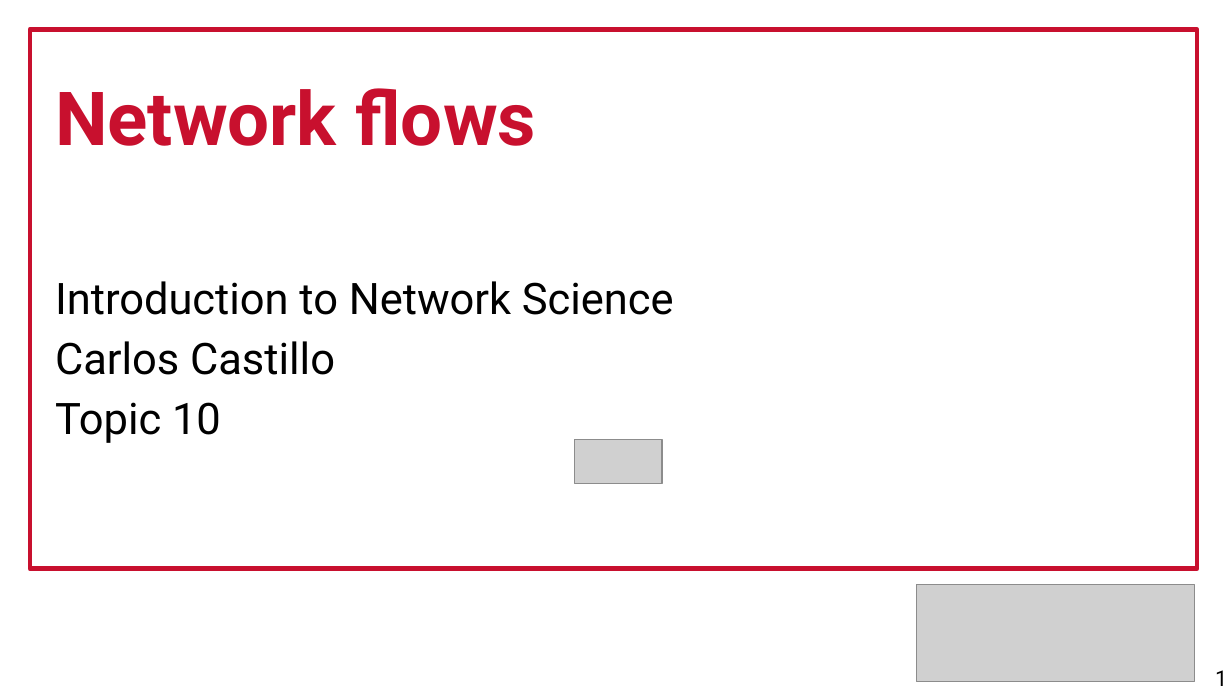
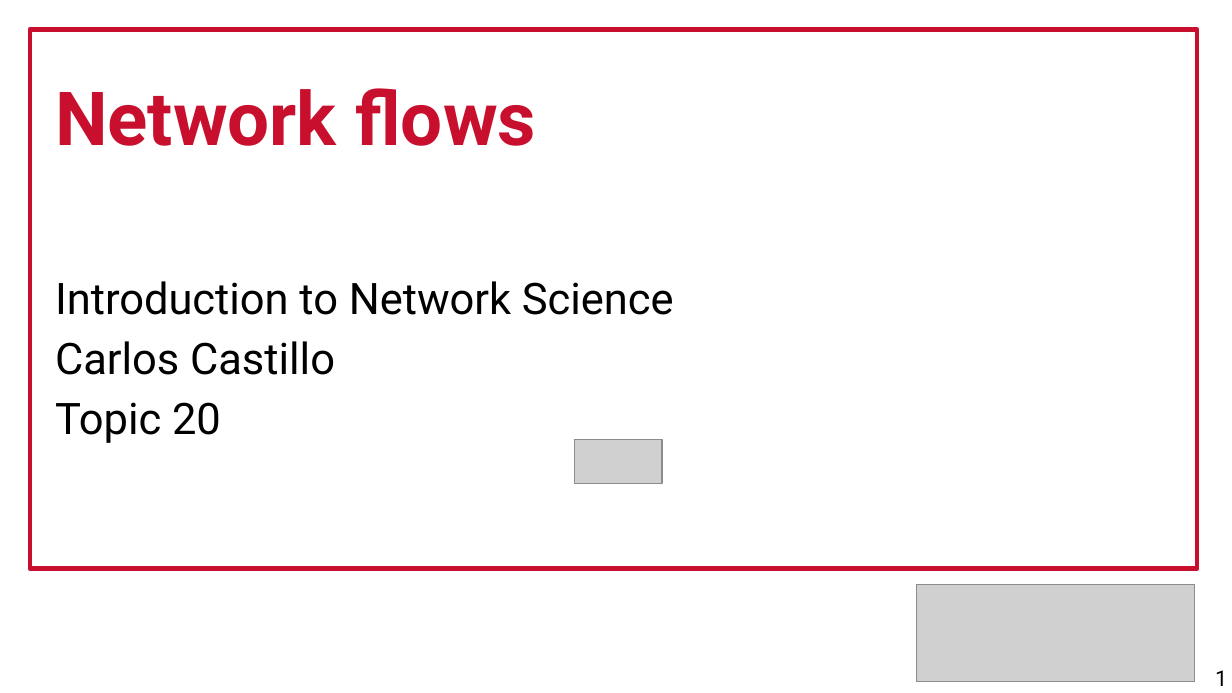
Before and after one commit to chatox/networks-science-course, a slide deck: slide 1 of theory/odp/tt20_network_flows.odp. Drawn at 1232x693 pixels with LibreOffice and Linux fonts; fonts in the diff are those of the drawing; grey boxes stand for pictures. Boxes give left, top, right and bottom in pixels: in the first picture for what was removed or moved away, otherwise in the second. Text is boxed around its words. In the diff, an @@ line names an element or a change of style, - is before the commit and + after.

```diff
--- a/theory/odp/tt20_network_flows.odp
+++ b/theory/odp/tt20_network_flows.odp
@@ text at bbox=[55, 402, 221, 443]: text changed @@
-Topic 10
+Topic 20
```
Also in this commit, not shown: 11 other slides changed, 3 slides added, 5 slides removed, 7 other files.
